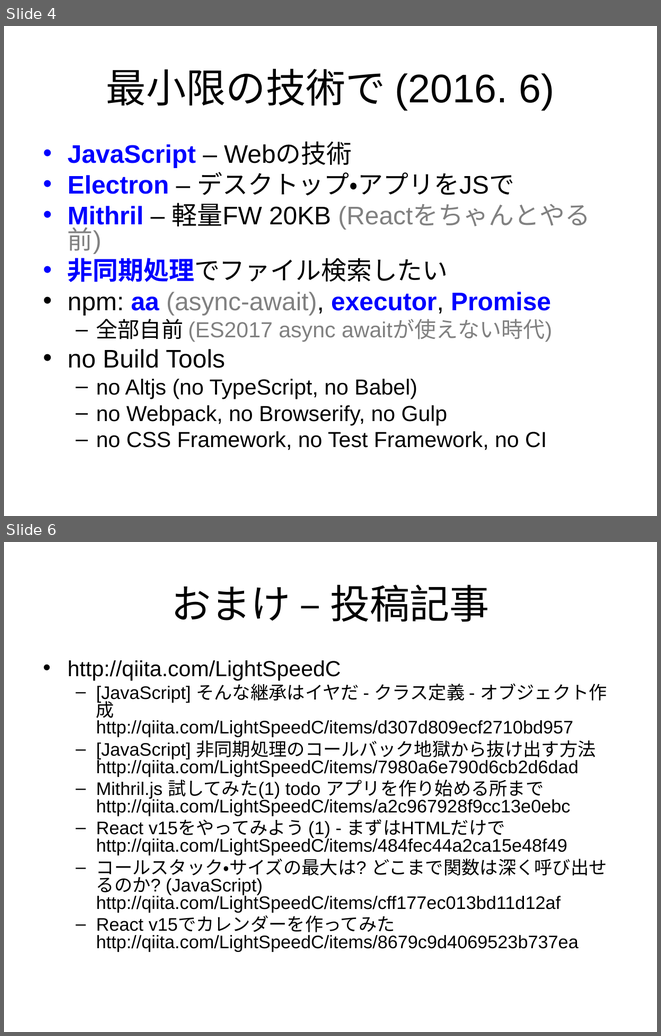
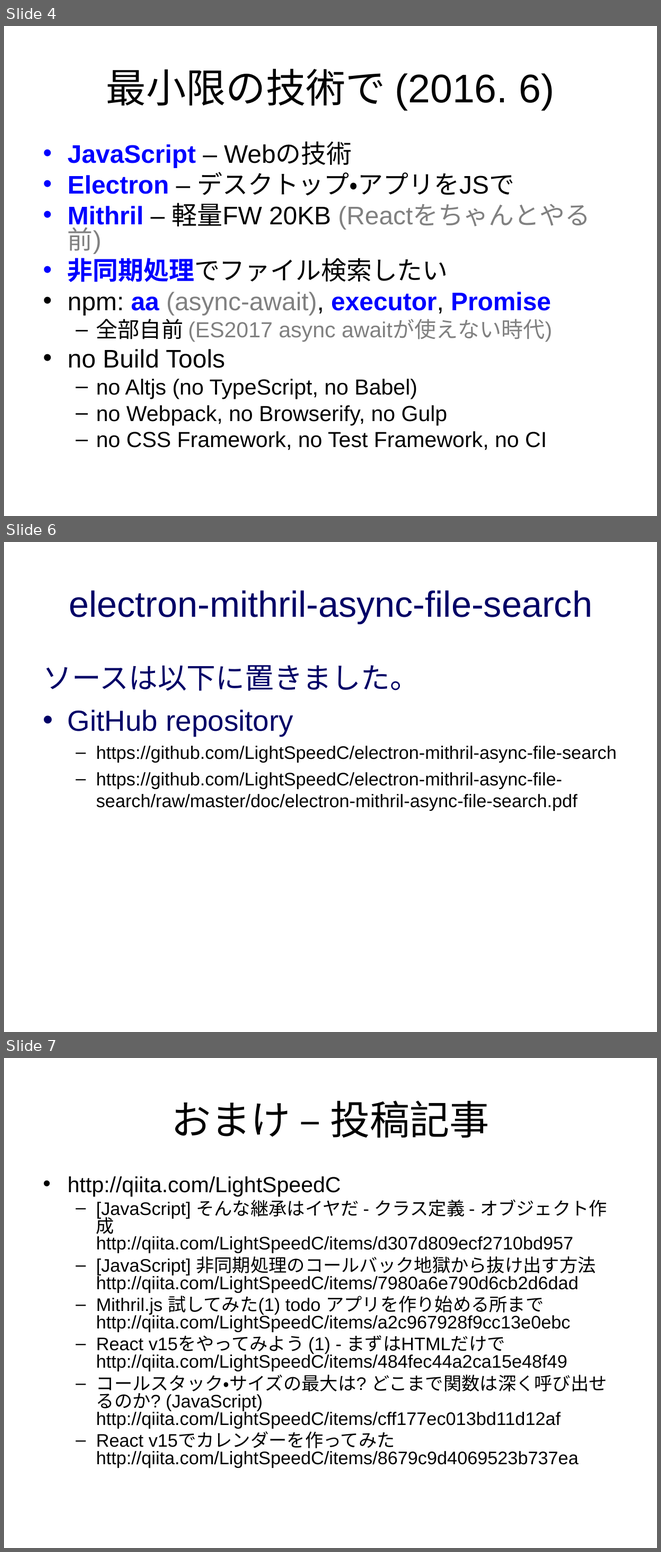
Before and after one commit to LightSpeedC/electron-mithril-async-file-search, a slide deck: doc/electron-mithril-async-file-search.ppt. Shown one above the other, each under a label of ours: slides 4 and 6 before the commit, slides 4, 6 and 7 after it; the slides between them are not shown. The pictures are 661x1036 and 661x1552 pixels, drawn with LibreOffice and Linux fonts; fonts in the diff are those of the drawing. Boxes give left, top, right and bottom in pixels: in the first picture for what was removed or moved away, otherwise in the second. Text is boxed around its words. In the diff, an @@ line names an element or a change of style, - is before the commit and + after.

```diff
--- a/doc/electron-mithril-async-file-search.ppt
+++ b/doc/electron-mithril-async-file-search.ppt
@@ slide 6 added at [4,542,657,1032], background #FFFFFF @@
@@ title added at [69,590,592,623], 40 pt, text #000066 @@
+electron-mithril-async-file-search
@@ text added at [43,665,617,811], 20 pt, text #000000 @@
+ソースは以下に置きました。
+• GitHub repository
+  – https://github.com/LightSpeedC/electron-mithril-async-file-search
+  – https://github.com/LightSpeedC/electron-mithril-async-file-search/raw/master/doc/electron-mithril-async-file-search.pdf
@@ what was slide 6 is now slide 7 @@
```
Also in this commit, not shown: 4 slides changed, 1 other file.
